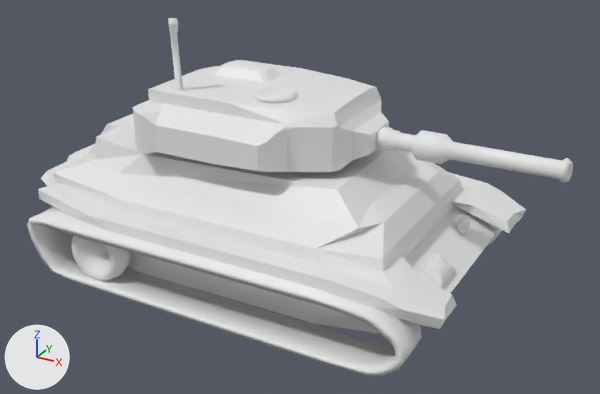
What one commit did to the Blender file materials/models/tank/tank.blend.
Before and after are seen from a 50 mm camera at (0.961, -1.573, 0.985) aimed at (0.11, -0.025, 0.211). The lights are fixed; the arrows at lower left show +X, +Y and +Z. Materials are left out; every surface is plain grey.

The older version as bpy lines, for what is in view:
```python
ob_body_final = bpy.data.objects.new('Body Final', me_cube_003)
ob_body_final.location = (0.0, 0.0, 0.286)
ob_body_final.scale = (0.37, 0.333, 0.185)
ob_cannon = bpy.data.objects.new('Cannon', me_cube_002)
ob_cannon.location = (0.031, 0.0, 0.395)
ob_cannon.scale = (0.215, 0.27, 0.0648)
ob_headlight = bpy.data.objects.new('Headlight', me_sphere)
ob_headlight.location = (0.628, 0.032, 0.034)
ob_headlight.scale = (0.165, 0.165, 0.165)
ob_turret = bpy.data.objects.new('Turret', me_cube_001)
ob_turret.location = (0.031, 0.0, 0.395)
ob_turret.scale = (0.215, 0.27, 0.0648)
ob_wheel = bpy.data.objects.new('Wheel', me_torus)
ob_wheel.location = (-0.265, -0.009, 0.623)
ob_wheel.rotation_euler = (1.571, 0.0, 0.0)  # degrees (90, 0, 0)
ob_wheel.scale = (0.231, 0.231, 0.215)
```
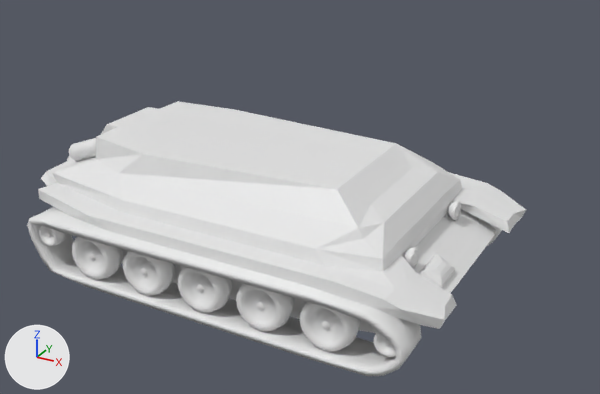
The change, as a diff of the scene's bpy script:
```diff
--- a/materials/models/tank/tank.blend.py
+++ b/materials/models/tank/tank.blend.py
@@ me_cube_003 @@
 # used by ob_body_final; location = (0.0, 0.0, 0.286); scale = (0.37, 0.333, 0.185)
-me_cube_003.from_pydata(...)  # 401 vertices, 514 faces; spans x -1.6..1.51, y -1.05..1.04, z -1.43..0.19
+me_cube_003.from_pydata(...)  # 3764 vertices, 3939 faces; spans x -1.6..1.51, y -1.05..1.04, z -1.43..0.19
+# me_cube_003 part 1: 3363 vertices added at x -1.32..1.34, y -0.99..0.99, z -1.35..0.06
@@ me_torus @@
 # used by ob_wheel; location = (-0.265, -0.009, 0.623); rotation_euler = (1.571, 0.0, 0.0), in degrees (90, 0, 0); scale = (0.231, 0.231, 0.215)
-me_torus.from_pydata(...)  # 144 vertices, 145 faces; spans x -0.311..0.311, y -2.571..-1.949, z 1.198..1.464
+me_torus.from_pydata(...)  # 210 vertices, 216 faces; spans x -0.311..0.311, y -0.311..0.311, z -0.175..0.09
+# me_torus part 2: 144 vertices removed from x -0.311..0.311, y -2.571..-1.949, z 1.198..1.464
@@ ob_cannon @@
 ob_cannon.scale = (0.215, 0.27, 0.0648)
+ob_cannon.hide_viewport = True
@@ ob_headlight @@
-ob_headlight = bpy.data.objects.new('Headlight', me_sphere)
-ob_headlight.location = (0.628, 0.032, 0.034)
-ob_headlight.scale = (0.165, 0.165, 0.165)
@@ ob_turret @@
 ob_turret.scale = (0.215, 0.27, 0.0648)
+ob_turret.hide_viewport = True
@@ ob_wheel @@
 ob_wheel = bpy.data.objects.new('Wheel', me_torus)
-ob_wheel.location = (-0.265, -0.009, 0.623)
+ob_wheel.location = (-0.269, -0.312, 0.096)
 ob_wheel.rotation_euler = (1.571, 0.0, 0.0)  # degrees (90, 0, 0)
-ob_wheel.scale = (0.231, 0.231, 0.215)
+ob_wheel.scale = (0.195, 0.195, 0.181)
+ob_wheel.hide_viewport = True
```

Location of each change, (x1, y1, x2, y2) in pixels of the pictures (600 x 394 px):
'Body Final', reshaped: before (27, 114, 526, 376); after (27, 101, 526, 376)
'Turret', hidden: before (133, 18, 389, 172)
'Cannon', hidden: before (376, 127, 573, 183)
'Wheel', hidden: before (72, 236, 131, 281)
'Headlight', deleted: before (457, 216, 470, 235)
part 1 of me_cube_003, added: after (39, 138, 461, 357)
